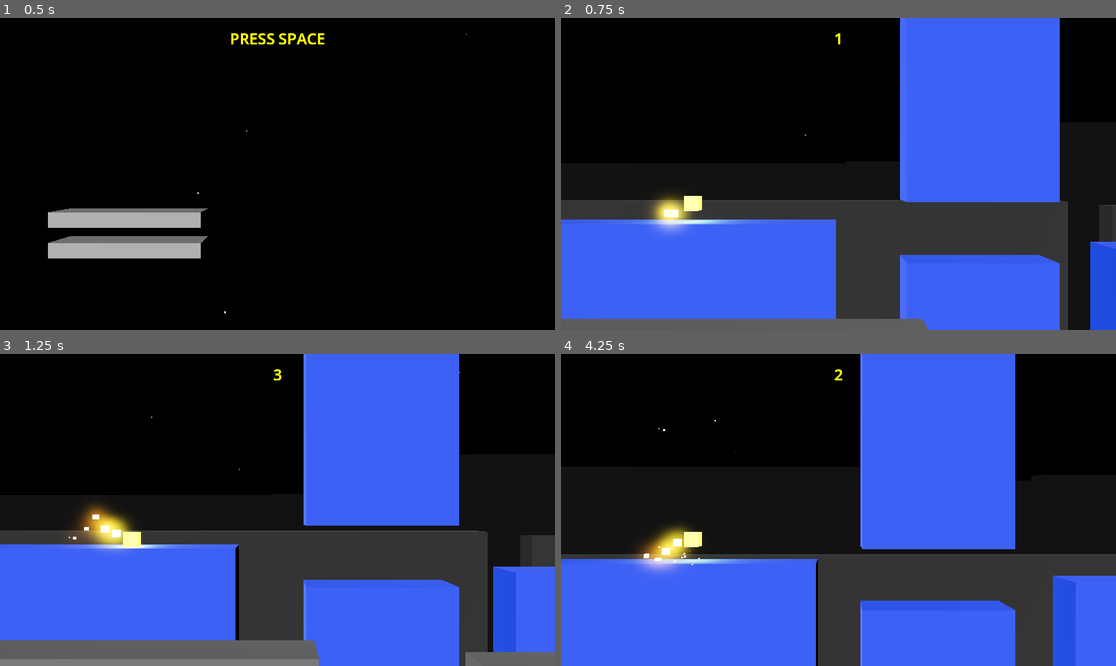
Above: before the commit, frames 1-4 (two rows, left to right).
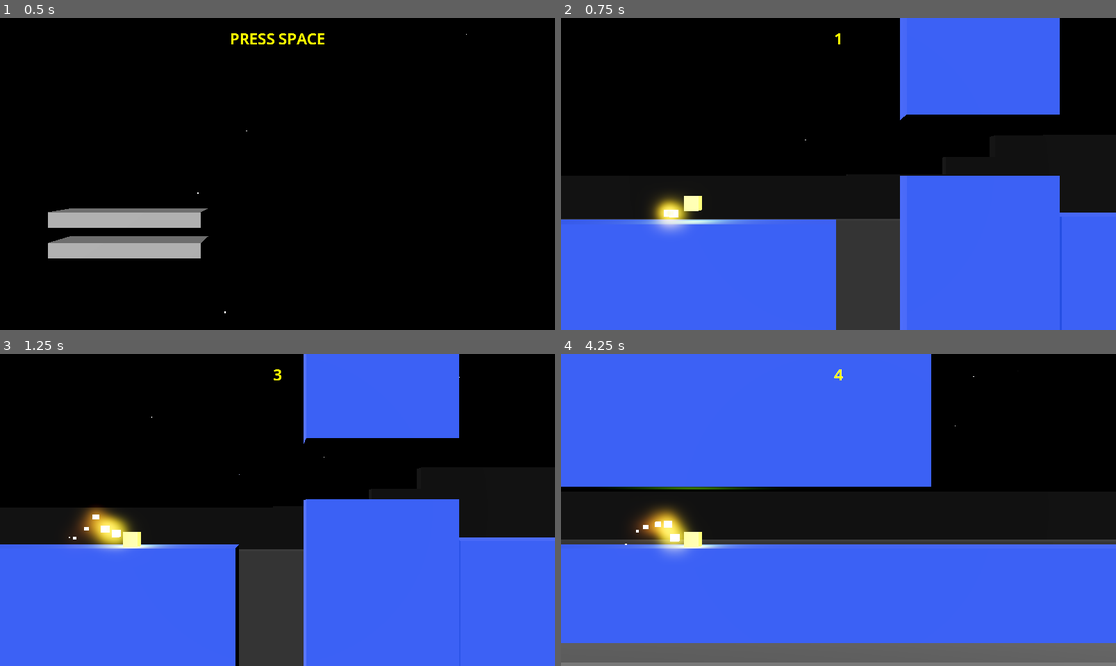
Above: after the commit, the same moments.

Repository: wangbinyq/prototypes
Game: Godot game, scene res://runner/runner.tscn
The game is run twice, just before and just after one commit, with the same random seed, the same clock (stepped at 60 frames per second) and the same inputs.
Inputs (mouse positions are in pixels of both pictures, inside the frame that each line leads up to):
- Up to frame 1 (0.5 s): no input
- Up to frame 2 (0.75 s): tap Space at 0.5 s; move the mouse to (960, 158) at 0.52 s; hold Right (ui_right) from 0.53 s (still down); tap Enter (ui_accept) at 0.6 s; click (960, 158) at 0.67 s
- Up to frame 3 (1.25 s): keep holding Right (ui_right); tap Enter (ui_accept) at 0.77, 1.07 s
- Up to frame 4 (4.25 s): move the mouse to (727, 525) at 1.27 s; release Right (ui_right) at 1.28 s; hold Left (ui_left) 1.28-2.03 s; tap Enter (ui_accept) at 1.35, 1.52, 1.82, 2.1, 2.85, 3.02, 3.32, 3.6, 3.77, 4.07 s; click (727, 525) at 1.42 s; move the mouse to (894, 441) at 2.02 s; hold Right (ui_right) 2.03-3.53 s; click (894, 441) at 2.17 s; move the mouse to (810, 572) at 2.77 s; click (810, 572) at 2.92 s; move the mouse to (1005, 556) at 3.52 s; hold Left (ui_left) from 3.53 s (still down); click (1005, 556) at 3.67 s

Frame 1 is identical in both runs. In frame 2, 20% of the frame differs, in the area x 0-100%, y 30-100%; in frame 3, 22%; in frame 4, 57%, in the area x 0-100%, y 0-100%.

Commit message:
feat(runner): add dynamic obstacle generation based on runner speed
- Introduce `speed_x` property to runner for velocity tracking
- Add `extra_gap_factor` and `extra_sequence_factor` to scale gaps and sequences with speed
- Update `ObstacleGenerator` to use runner's speed for dynamic gap/sequence sizing
- Expand altitude range and add `max_y_difference` for smoother vertical transitions
- Implement `single_sequence_start` option for immediate sequence initialization

This change makes obstacle generation more dynamic and responsive to the runner's current speed, increasing gameplay variability and challenge.

Diff:
--- a/runner/runner.gd
+++ b/runner/runner.gd
@@ -22,6 +22,10 @@
 var grounded: bool
 var transitioning: bool
 var jump_time_remaining := 0.0
+
+var speed_x: float:
+	get:
+		return velocity.x
 
 func _ready() -> void:
 	mesh.hide()
--- a/runner/runner.tscn
+++ b/runner/runner.tscn
@@ -218,11 +218,12 @@
 [node name="ObstacleGenerator" type="Node3D" parent="." node_paths=PackedStringArray("objects", "gap_object")]
 script = ExtResource("5_otjrf")
 objects = [NodePath("../SkylineObjects/ObstacleSkylineObject"), NodePath("../SkylineObjects/ObstacleSkylineObject2")]
-altitude_min = -2.0
-altitude_max = 2.0
+altitude_min = -4.0
+altitude_max = 7.0
 gap_length_max = 5.0
 sequence_length_max = 5.0
 gap_object = NodePath("../SkylineObjects/GapSkylineObject")
+max_y_difference = 5.0
 metadata/_custom_type_script = "uid://duonkkwcf7kt6"
 
 [node name="SkylineGenerators" type="Node3D" parent="."]
--- a/runner/runner_game.gd
+++ b/runner/runner_game.gd
@@ -1,6 +1,8 @@
 extends Node3D
 
 @export_range(0.001, 10) var max_delta_time := 1.0 / 120
+@export var extra_gap_factor := 0.5
+@export var extra_sequence_factor := 1
 
 @onready var runner := $"Runner" as Runner
 @onready var tracking_camera := $Camera3D as TrackingCamera
@@ -44,6 +46,10 @@
 	tracking_camera.track(runner.position)
 	display_text.text = '%d' % floorf(runner.pos.x)
 
-	obstacle_generator.fill_view(tracking_camera)
+	obstacle_generator.fill_view(
+		tracking_camera,
+		extra_gap_factor * runner.speed_x,
+		extra_sequence_factor * runner.speed_x
+	)
 	for generator in skyline_generators:
 		generator.fill_view(tracking_camera)
--- a/runner/skyline_generator.gd
+++ b/runner/skyline_generator.gd
@@ -10,8 +10,11 @@
 @export var gap_length_max: float
 @export var sequence_length_min: float
 @export var sequence_length_max: float
+@export var gap_object: SkylineObject
 
-@export var gap_object: SkylineObject
+@export var single_sequence_start: bool
+
+@export_range(0, 10) var max_y_difference := 0.0
 
 var altitude: FloatRange:
 	get:
@@ -35,14 +38,17 @@
 	add_child(instance)
 	return instance
 
-func fill_view(view: TrackingCamera):
+func fill_view(view: TrackingCamera, extra_gap_length := 0.0, extra_sequence_length := 0.0):
 	var visible_x = view.visible_x(distance).grow_extents(BORDER)
 
 	while leftmost != rightmost and leftmost.max_x < visible_x.min:
 		leftmost = leftmost.recycle()
 	while end_position.x < visible_x.max:
 		if end_position.x > sequence_end_x:
-			start_new_sequence(gap_length.rand, sequence_length.rand)
+			start_new_sequence(
+				gap_length.rand + extra_gap_length,
+				sequence_length.rand + extra_sequence_length
+			)
 		var next = get_instance()
 		rightmost.next = next
 		rightmost = next
@@ -52,7 +58,7 @@
 	while leftmost != null:
 		leftmost = leftmost.recycle()
 	var visible_x = view.visible_x(distance).grow_extents(BORDER)
-	sequence_end_x = sequence_length.rand
+	sequence_end_x = visible_x.max if single_sequence_start else end_position.x + sequence_length.rand
 	end_position = Vector3(visible_x.min, altitude.rand, distance)
 
 	leftmost = get_instance()
@@ -69,5 +75,12 @@
 		add_child(rightmost)
 		rightmost.fill_gap(end_position, gap)
 	end_position.x += gap
-	end_position.y = altitude.rand
 	sequence_end_x = end_position.x + sequence
+
+	if max_y_difference > 0:
+		end_position.y = randf_range(
+			maxf(end_position.y - max_y_difference, altitude.min),
+			minf(end_position.y + max_y_difference, altitude.max)
+		)
+	else:
+		end_position.y = altitude.rand
